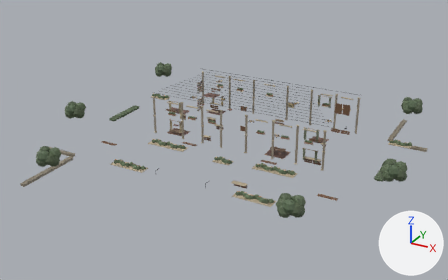
An edit to the glTF model src/assets/estate/detail.glb, drawn before and after from the same camera.
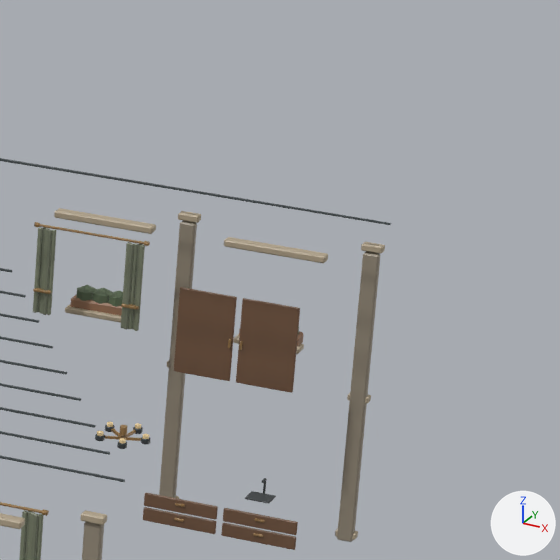
The first picture shows the older version from a 50 mm camera at (38.7, -80.6, 38.2) aimed at (-0.9, -8.5, 2.2). The close-ups show the older and then the newer version on the part from 70% to 85% of the width and 24% to 49% of the height of that picture. Only the edits that show in the close-ups are written down. Arrows for +X, +Y and +Z are at lower right; the lights stay in place. Vertices at exactly the same position are counted once.

The older version as bpy lines, for what is in view:
```python
me_metal_0__1_1 = bpy.data.meshes.new('metal-0--1-1')
me_metal_0__1_1.from_pydata(...)  # 104 vertices, 68 faces; spans x -14.2..14.2, y 0.5..7.1, z 6.7..9.1
me_metal_0__1_1.materials.append(mat_defaultmaterial_019)
me_stone_1_0_1 = bpy.data.meshes.new('stone-1-0-1')
me_stone_1_0_1.from_pydata(...)  # 576 vertices, 1056 faces; spans x 7.1..14.0, y -7.5..7.5, z 0.3..6.2
me_stone_1_0_1.materials.append(mat_defaultmaterial_030)
me_wood_1_0_0 = bpy.data.meshes.new('wood-1-0-0')
me_wood_1_0_0.from_pydata(...)  # 360 vertices, 660 faces; spans x 10.17..13.62, y -6.67..6.16, z 0.38..5.18
me_wood_1_0_0.materials.append(mat_defaultmaterial_038)
ob_metal_0__1_1 = bpy.data.objects.new('metal-0--1-1', me_metal_0__1_1)
ob_metal_0__1_1.location = (0.0, 0.0, 0.0)
ob_stone_1_0_1 = bpy.data.objects.new('stone-1-0-1', me_stone_1_0_1)
ob_stone_1_0_1.location = (0.0, 0.0, 0.0)
ob_wood_1_0_0 = bpy.data.objects.new('wood-1-0-0', me_wood_1_0_0)
ob_wood_1_0_0.location = (0.0, 0.0, 0.0)
# also in view: 'fabric-1-0-0' at (14.9, 0.0, 3.3); 'garden-1-0-0' at (15.2, -0.3, 2.5); 'metal-1-0-0' at (10.5, 0.0, 3.2); 'metal-0-0-1' at (0.0, -3.8, 7.9)
```
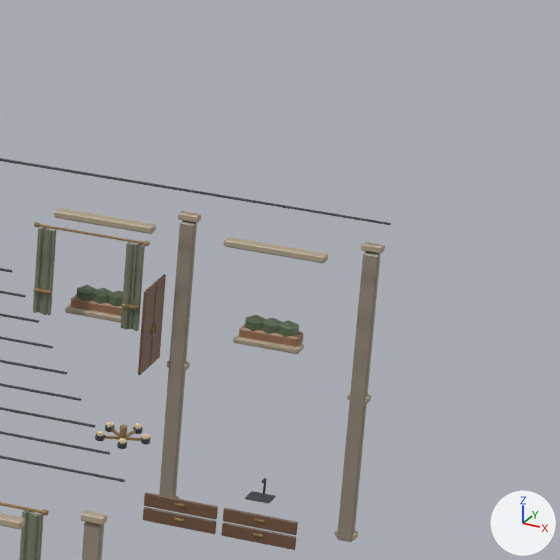
The change, as a list of edits to the scene's bpy script:
```text
Change me_wood_1_0_0:
    used by ob_wood_1_0_0; location = (0.0, 0.0, 0.0)
    remove me_wood_1_0_0.from_pydata(...)  # 360 vertices, 660 faces; spans x 10.17..13.62, y -6.67..6.16, z 0.38..5.18
    add me_wood_1_0_0.from_pydata(...)  # 360 vertices, 660 faces; spans x 10.04..13.62, y -6.67..6.64, z 0.38..5.18
    me_wood_1_0_0 part 1: 48 of 360 vertices moved; they spanned x 10.56..12.87, y 6.07..6.13, z 3.51..5.18 and now span x 10.04..10.09, y 5.56..6.64, z 3.51..5.18; mean shift (-1.65, 0.0, 0.0); largest move (12.86, 6.09, 3.51) -> (10.08, 5.57, 3.51)
```

Boxes [x1, y1, x2, y2] around the edits, measured in the close-ups (560 x 560 px; the box of a moved part takes in the faces that stretch with it):
'wood-1-0-0', reshaped: before [143, 287, 300, 550]; after [138, 274, 298, 550]
part 1 of me_wood_1_0_0, moved or reshaped: before [174, 287, 300, 393]; after [138, 274, 166, 375]
